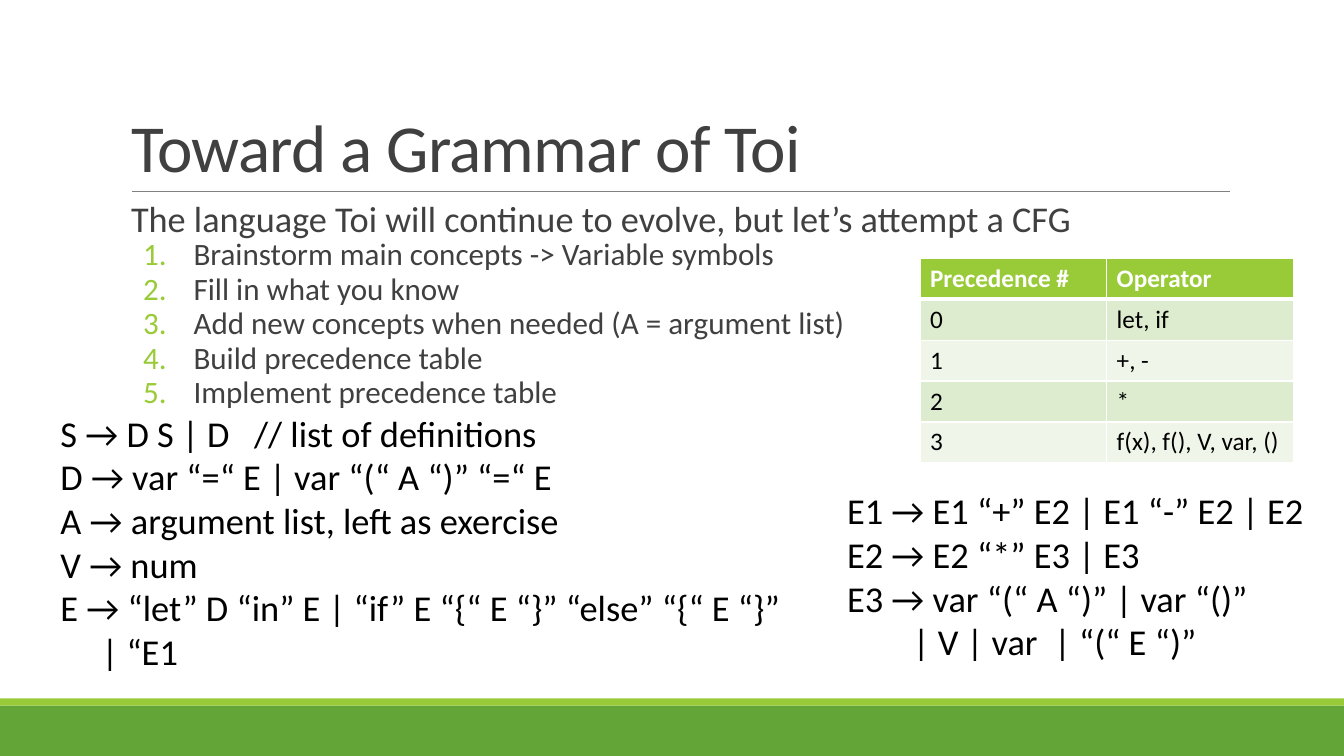
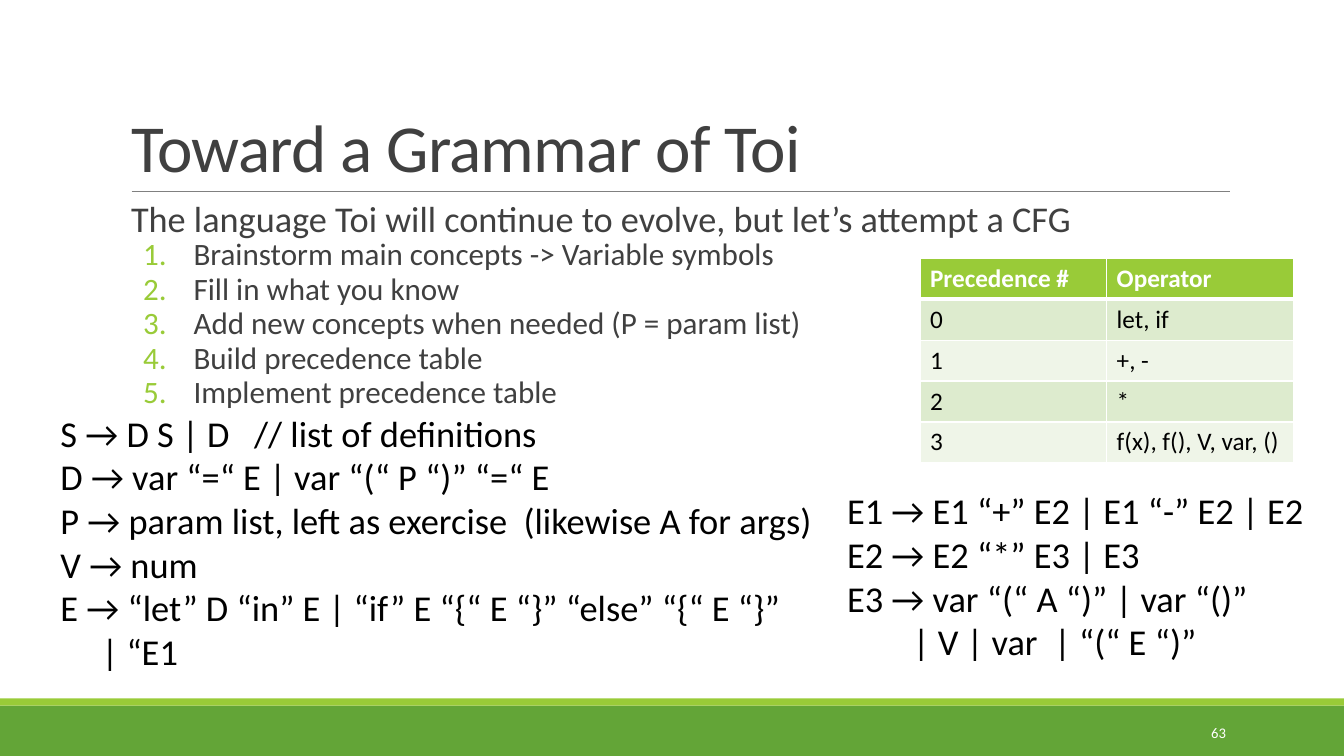
Before and after one commit to rbohrer/pl-course, a slide deck: slide 63 of LectureSlides/03Parsing.pptx (slide 67 before the commit). Drawn at 1344x756 pixels with LibreOffice and Linux fonts; fonts in the diff are those of the drawing. Boxes give left, top, right and bottom in pixels: in the first picture for what was removed or moved away, otherwise in the second. Text is boxed around its words. In the diff, an @@ line names an element or a change of style, - is before the commit and + after.

Commit message:
update hw2 + lecture 3

```diff
--- a/LectureSlides/03Parsing.pptx
+++ b/LectureSlides/03Parsing.pptx
@@ text at (194, 311, 800, 339): text changed @@
-  3. Add new concepts when needed (A = argument list)
+  3. Add new concepts when needed (P = param list)
@@ text at (60, 421, 811, 665): text changed @@
-S → D S | D // list of definitions
-D → var “=“ E | var “(“ A “)” “=“ E
-A → argument list, left as exercise
-V → num
-E → “let” D “in” E | “if” E “{“ E “}” “else” “{“ E “}”
-| “E1
+S → D S | D // list of definitions
+D → var “=“ E | var “(“ P “)” “=“ E
+P → param list, left as exercise (likewise A for args)
+V → num
+E → “let” D “in” E | “if” E “{“ E “}” “else” “{“ E “}”
+| “E1
@@ page number added at (1211, 728, 1226, 738), 10.5 pt, text #FFFFFF @@
+63
```
Also in this commit, not shown: 66 other slides changed, 5 slides added, 4 other files.
